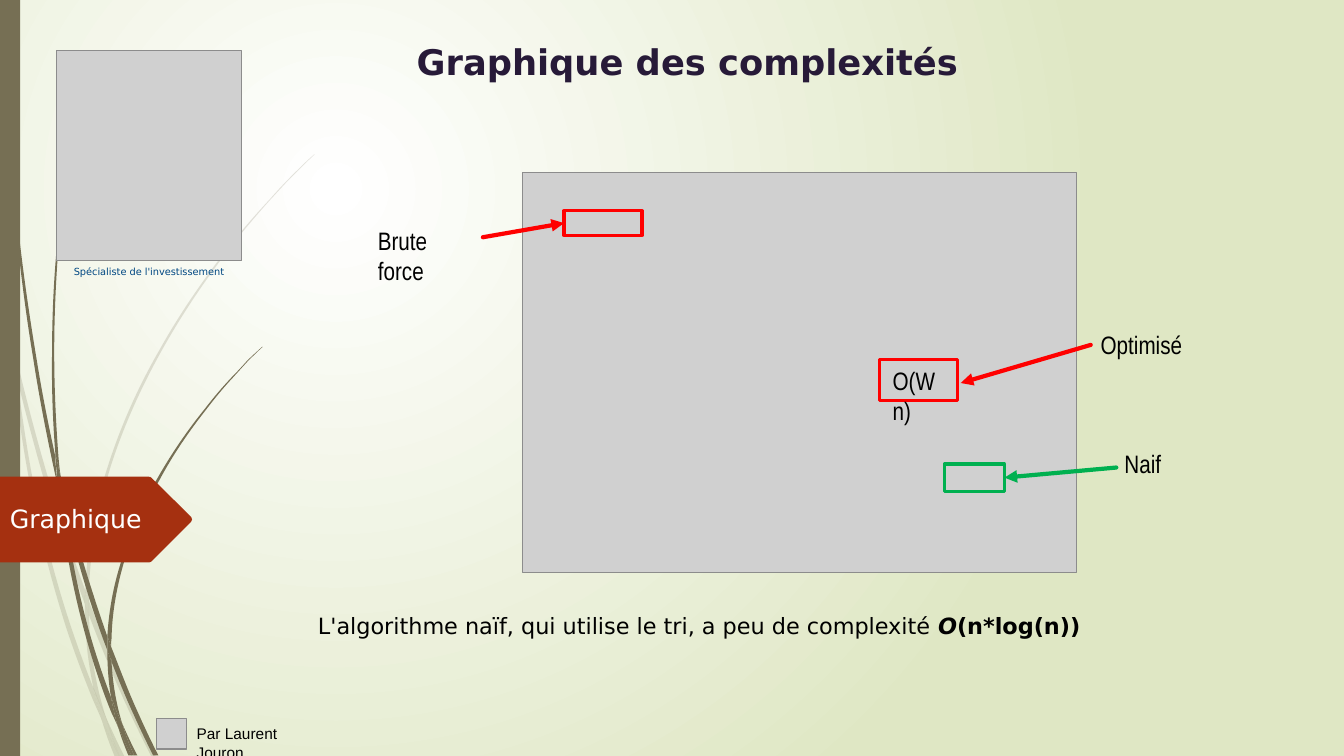
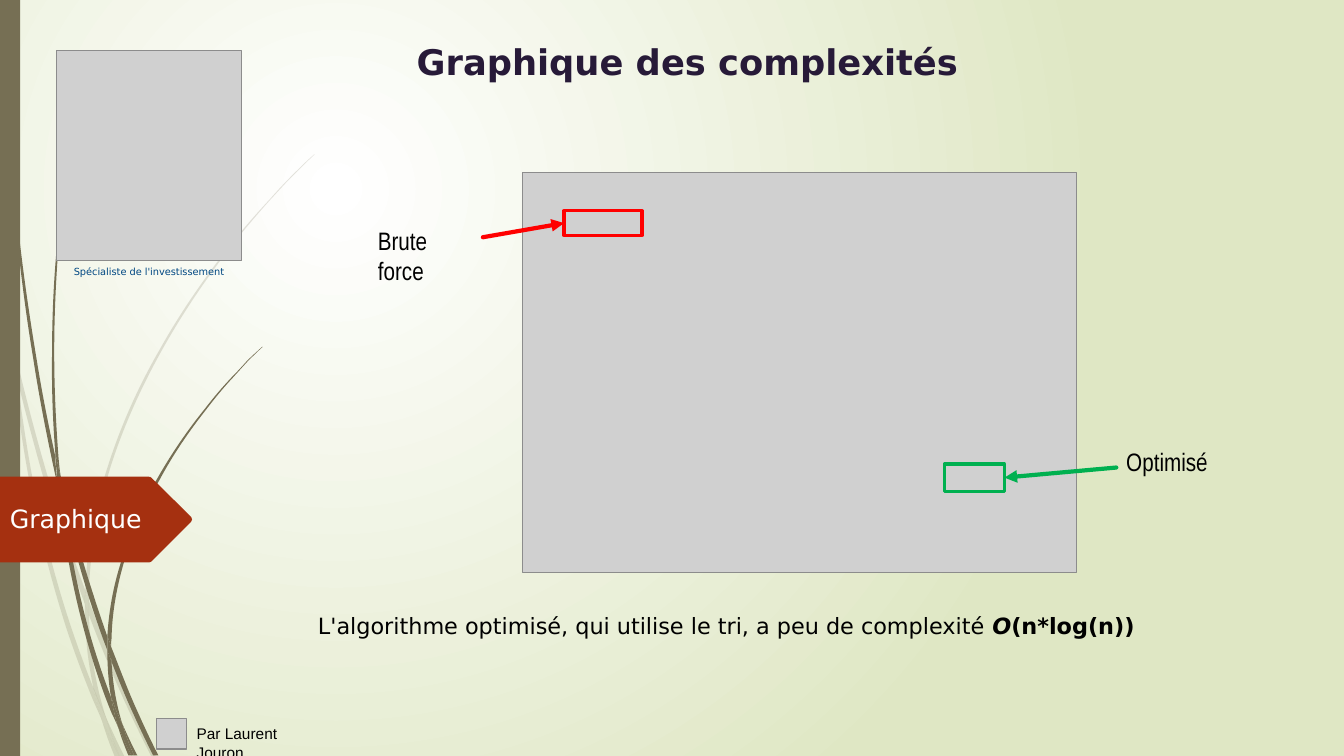
Before and after one commit to LaurentJouron/Python_algo_invest_trade, a slide deck: slide 18 of pptx/algo invest.pptx (slide 16 before the commit). Drawn at 1344x756 pixels with LibreOffice and Linux fonts; fonts in the diff are those of the drawing; grey boxes stand for pictures. Boxes give left, top, right and bottom in pixels: in the first picture for what was removed or moved away, otherwise in the second. Text is boxed around its words. In the diff, an @@ line names an element or a change of style, - is before the commit and + after.

```diff
--- a/pptx/algo invest.pptx
+++ b/pptx/algo invest.pptx
@@ arrow removed from (1091, 345) to (961, 383) @@
@@ rectangle removed at box(879, 360, 957, 400) @@
@@ text removed at box(893, 371, 935, 396) @@
-O(Wn)
@@ text "Optimisé": place and size @@
-text "Optimisé" at box(1101, 335, 1182, 360)
+text "Optimisé" at box(1126, 452, 1207, 477)
@@ text removed at box(1124, 454, 1161, 474) @@
-Naif
@@ text at box(318, 616, 1134, 639): text changed @@
-L'algorithme naïf, qui utilise le tri, a peu de complexité O(n*log(n))
+L'algorithme optimisé, qui utilise le tri, a peu de complexité O(n*log(n))
```
Also in this commit, not shown: 6 other slides changed, 2 slides added, 3 other files.
